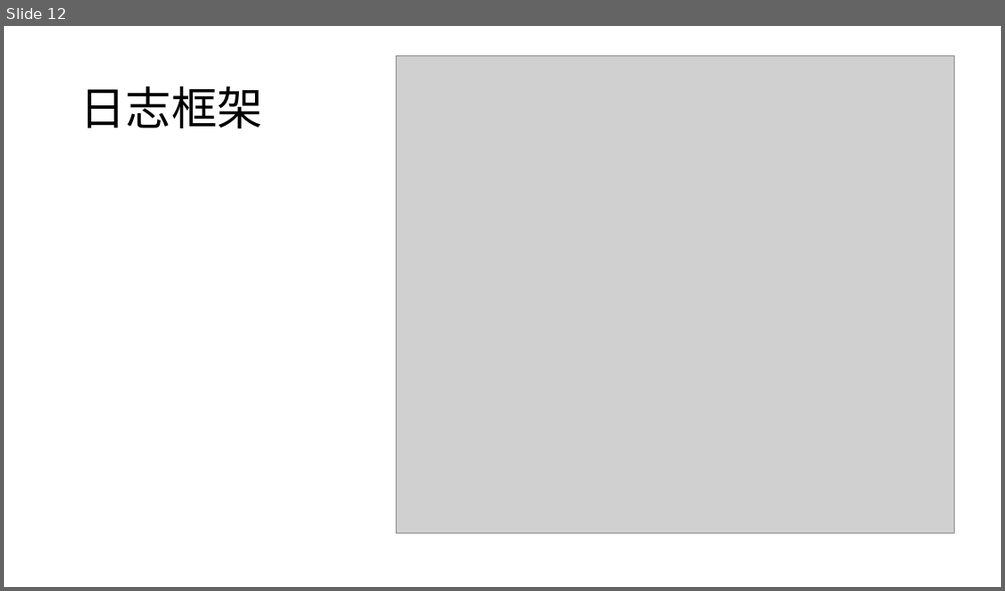
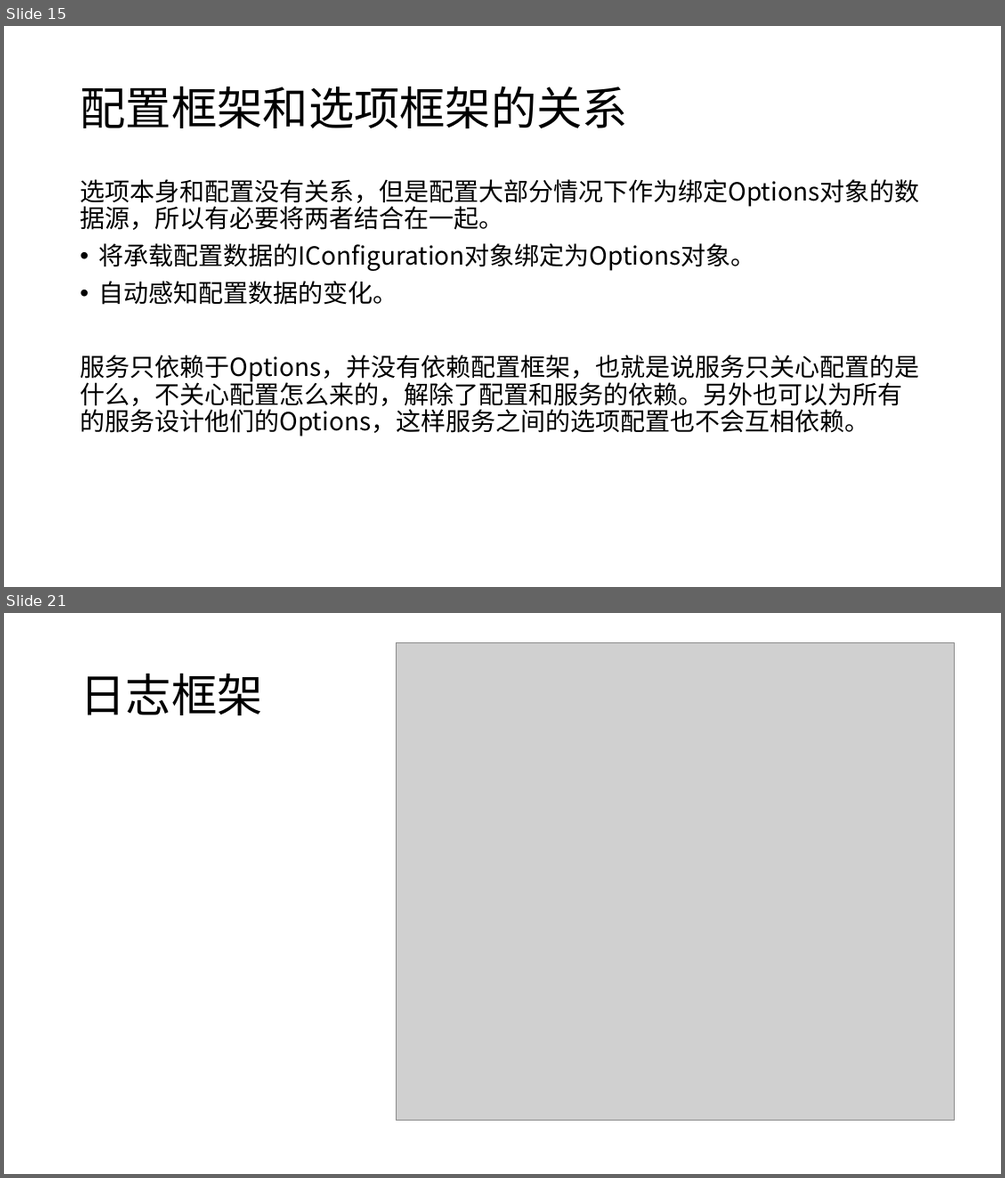
Before and after one commit to DarkRogerZz/TestCore, a slide deck: Word/.NET Core核心基础知识内容.pptx. Shown one above the other, each under a label of ours: slide 12 before the commit, slides 15 and 21 after it; the slides between them are not shown. The pictures are 1005x591 and 1005x1178 pixels, drawn with LibreOffice and Linux fonts; fonts in the diff are those of the drawing; grey boxes stand for pictures. Boxes give left, top, right and bottom in pixels: in the first picture for what was removed or moved away, otherwise in the second. Text is boxed around its words. In the diff, an @@ line names an element or a change of style, - is before the commit and + after.

```diff
--- a/Word/.NET Core核心基础知识内容.pptx
+++ b/Word/.NET Core核心基础知识内容.pptx
@@ slide 15 added at [4, 26, 1001, 587], background #FFFFFF @@
@@ title added at [80, 86, 628, 128], 44 pt, text #000000 @@
+配置框架和选项框架的关系
@@ text added at [80, 179, 919, 436], 24 pt, text #000000 @@
+选项本身和配置没有关系，但是配置大部分情况下作为绑定Options对象的数据源，所以有必要将两者结合在一起。
+• 将承载配置数据的IConfiguration对象绑定为Options对象。
+• 自动感知配置数据的变化。
+服务只依赖于Options，并没有依赖配置框架，也就是说服务只关心配置的是什么，不关心配置怎么来的，解除了配置和服务的依赖。另外也可以为所有的服务设计他们的Options，这样服务之间的选项配置也不会互相依赖。
@@ what was slide 12 is now slide 21 @@
```
Also in this commit, not shown: 3 slides changed, 16 other slides added, 8 other files.
